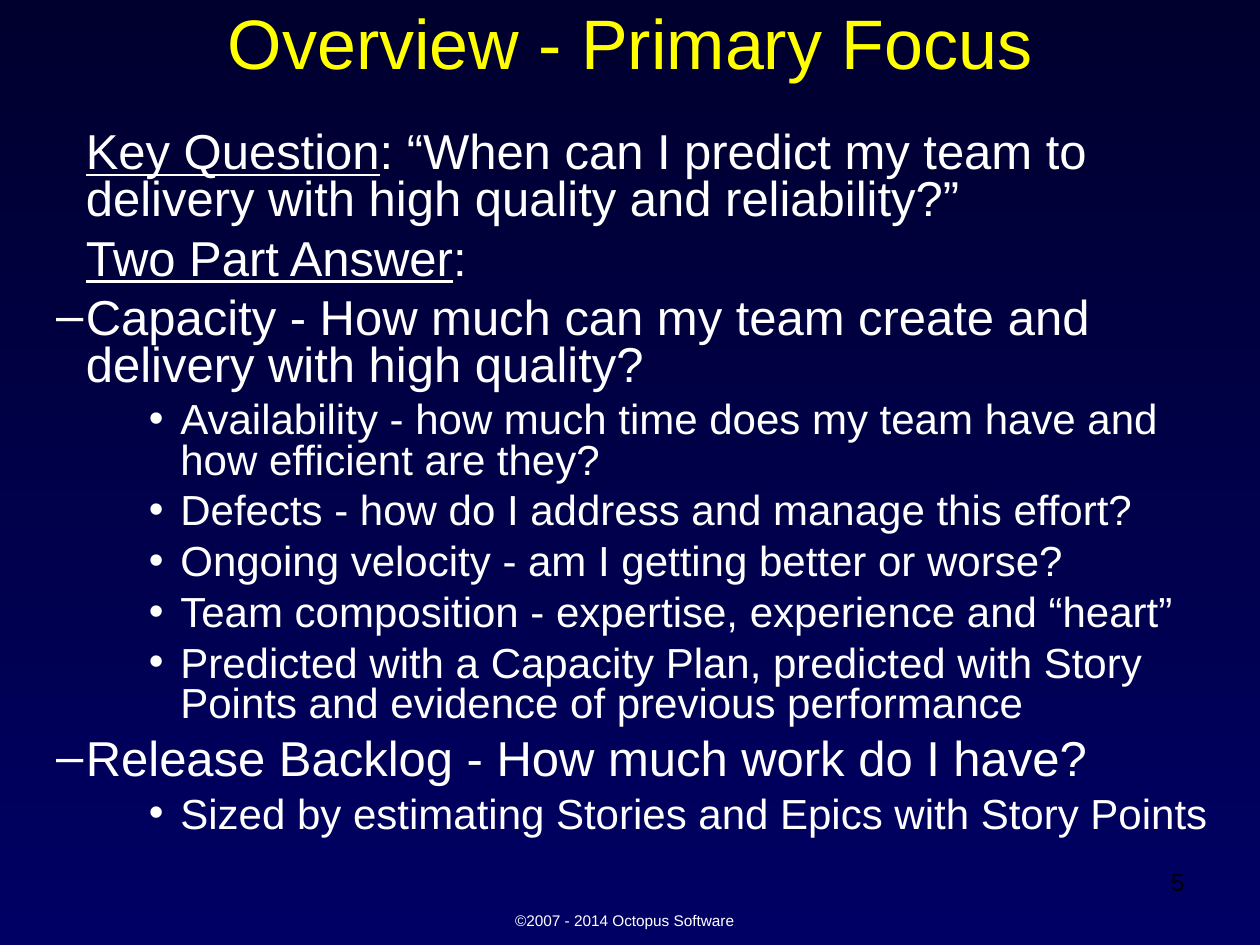
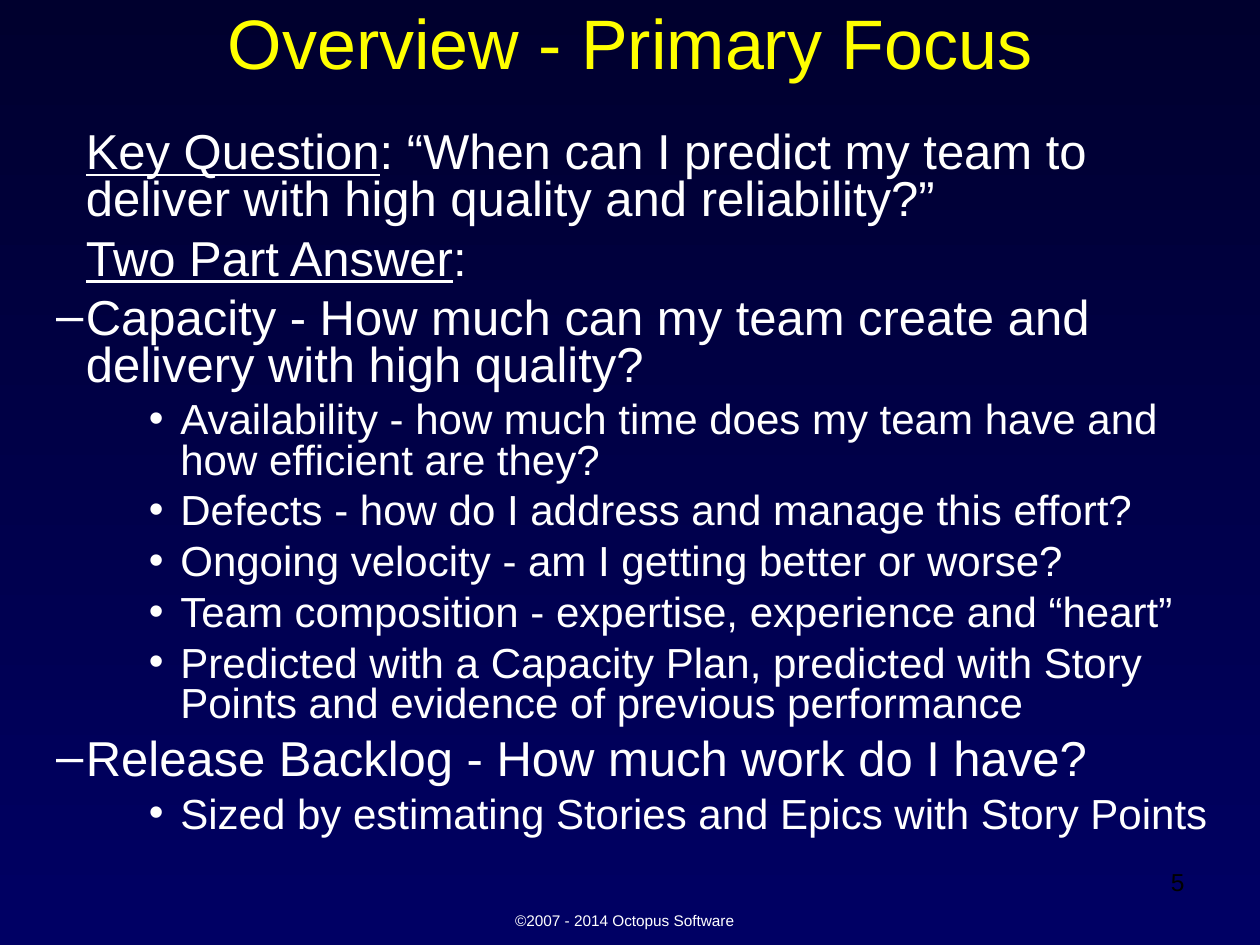
Before and after one commit to ShaneOctopus/CapacityPlanning, a slide deck: slide 5 of CapacityPlan.ppt. Drawn at 1260x945 pixels with LibreOffice and Linux fonts; fonts in the diff are those of the drawing; background and template pictures are left out. Boxes give left, top, right and bottom in pixels: in the first picture for what was removed or moved away, otherwise in the second. Text is boxed around its words. In the diff, an @@ line names an element or a change of style, - is before the commit and + after.

Commit message:
fixed type

```diff
--- a/CapacityPlan.ppt
+++ b/CapacityPlan.ppt
@@ text at bbox=[86, 133, 1087, 227]: text changed @@
-  Key Question: “When can I predict my team to delivery with high quality and reliability?”
+  Key Question: “When can I predict my team to deliver with high quality and reliability?”
```
